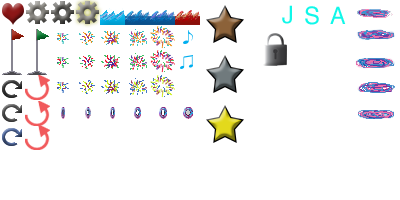
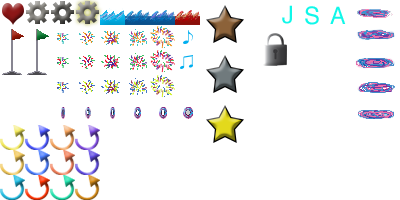
Layered file, before and after one edit (w=400, h=200). Changes by layer:
added layer "Refresh copy 6" above "Refresh copy 7" over [25, 124, 50, 200]
added layer "Refresh copy 7" above "Refresh copy 8" over [50, 125, 75, 200]
added layer "Refresh copy 8" above "Refresh copy 5" over [75, 124, 100, 200]
added layer "Refresh copy 5" above "Refresh copy 2" over [0, 125, 25, 200]
hid "Refresh copy 2", painted on it over [25, 75, 50, 150]
hid "Refresh copy", painted on it over [25, 75, 50, 126]
hid "Refresh", painted on it over [25, 99, 50, 150]
hid group "refresh" (6 layers) over [2, 80, 22, 146]
